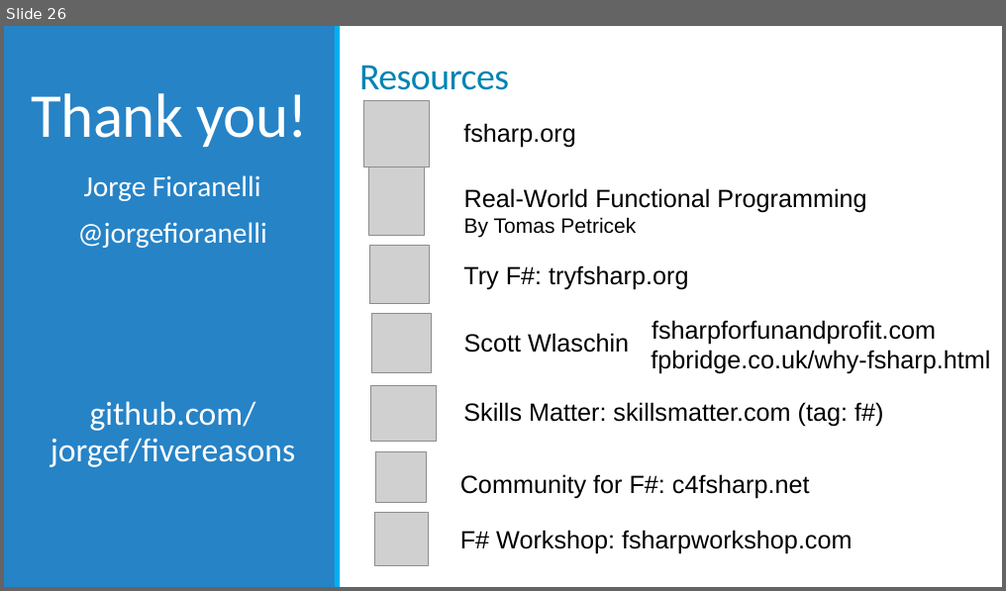
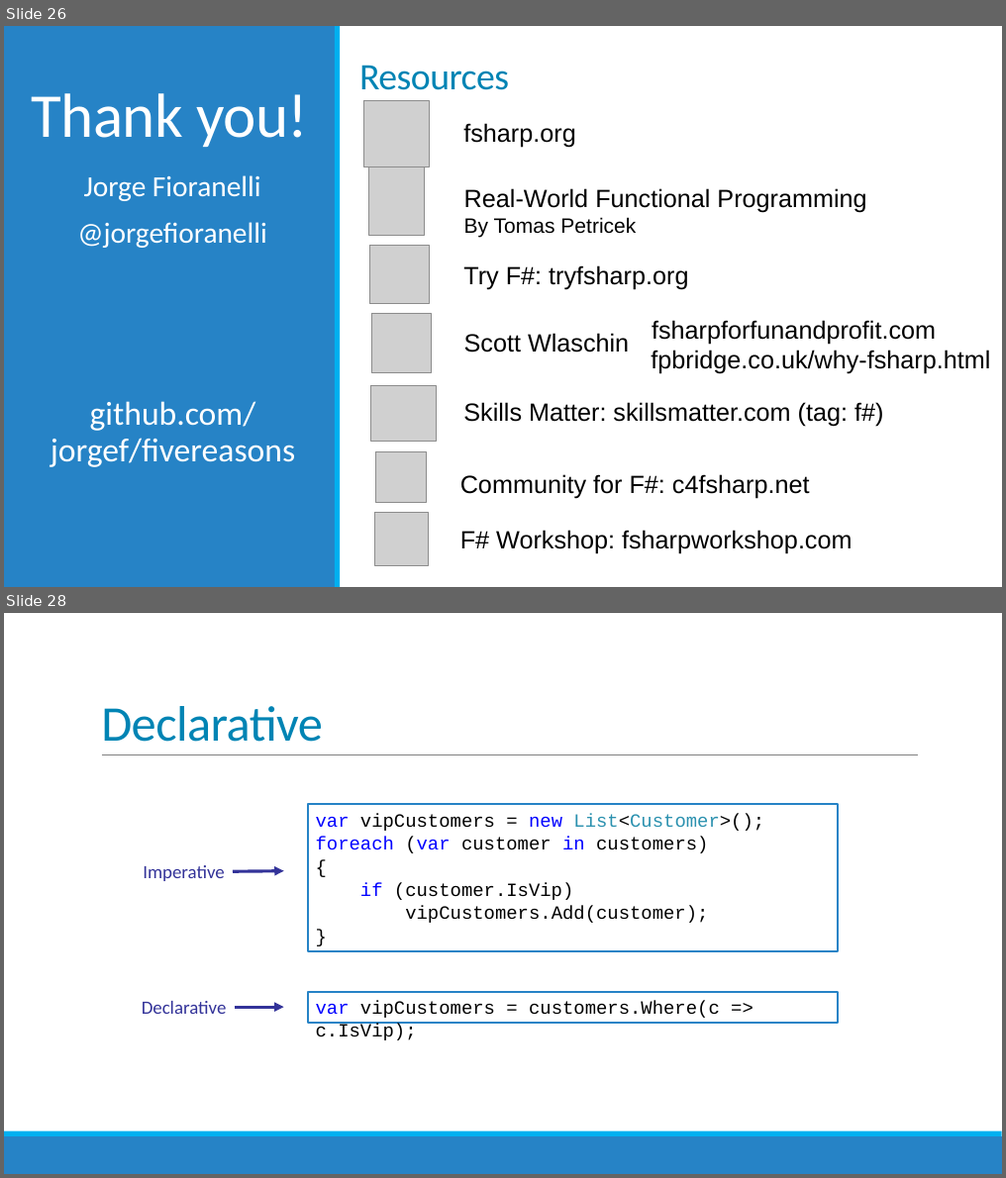
Before and after one commit to jorgef/fivereasons, a slide deck: FiveReasons.pptx. Shown one above the other, each under a label of ours: slide 26 before the commit, slides 26 and 28 after it; the slides between them are not shown. The pictures are 1006x591 and 1006x1178 pixels, drawn with LibreOffice and Linux fonts; fonts in the diff are those of the drawing; grey boxes stand for pictures. Boxes give left, top, right and bottom in pixels: in the first picture for what was removed or moved away, otherwise in the second. Text is boxed around its words. In the diff, an @@ line names an element or a change of style, - is before the commit and + after.

```diff
--- a/FiveReasons.pptx
+++ b/FiveReasons.pptx
@@ slide 28 added at bbox=[4, 613, 1002, 1174], background #FFFFFF @@
@@ title added at bbox=[101, 706, 323, 742], 48 pt, text #0084B4 @@
+Declarative
@@ line added from (102, 756) to (918, 756), #808080 0.5 pt @@
@@ rectangle added at bbox=[308, 805, 838, 953], outline #2683C6 2 pt, 18 pt, text #000000 @@
+var vipCustomers = new List<Customer>();
+foreach (var customer in customers)
+{
+if (customer.IsVip)
+vipCustomers.Add(customer);
+}
@@ text added at bbox=[143, 865, 224, 881], 18 pt, text #333399 @@
+Imperative
@@ arrow added from (233, 872) to (284, 871), #333399 3 pt @@
@@ rectangle added at bbox=[308, 992, 838, 1023], outline #2683C6 2 pt, 18 pt, text #000000 @@
+var vipCustomers = customers.Where(c => c.IsVip);
@@ text added at bbox=[142, 1001, 227, 1014], 18 pt, text #333399 @@
+Declarative
@@ arrow added from (235, 1008) to (284, 1008), #333399 3 pt @@
@@ rectangle added at bbox=[4, 1137, 1002, 1174], fill #2683C6 @@
@@ rectangle added at bbox=[4, 1132, 1002, 1137], fill #00B0F0 @@
```
Also in this commit, not shown: 1 slide changed, 1 other slide added.
